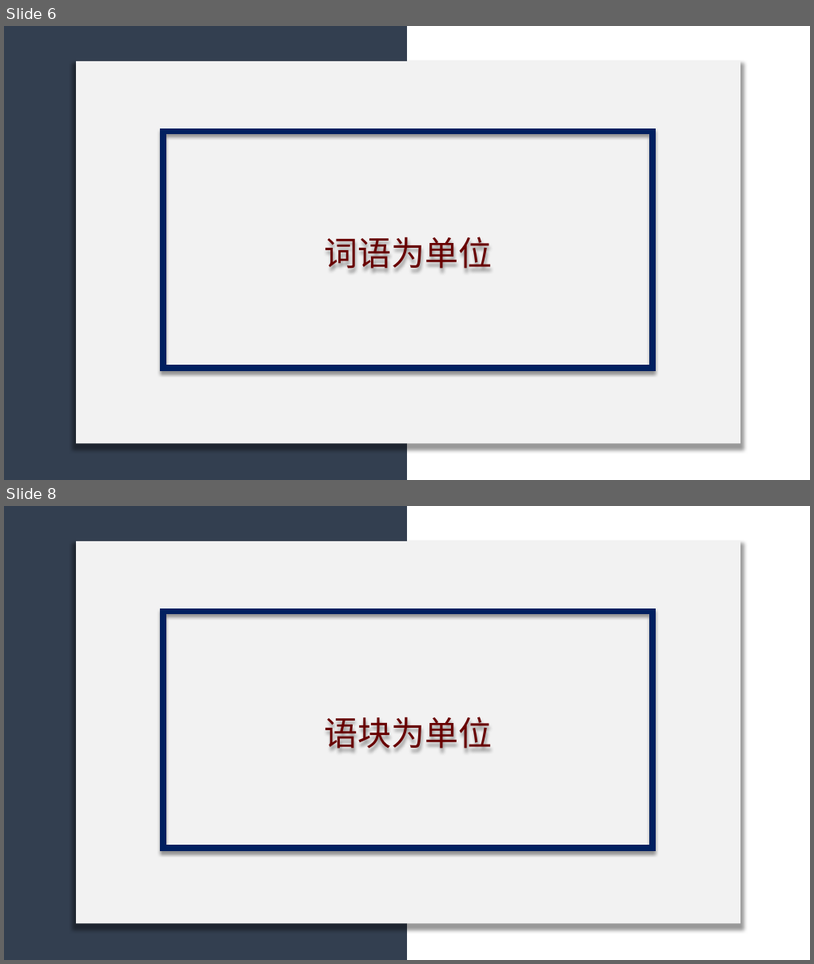
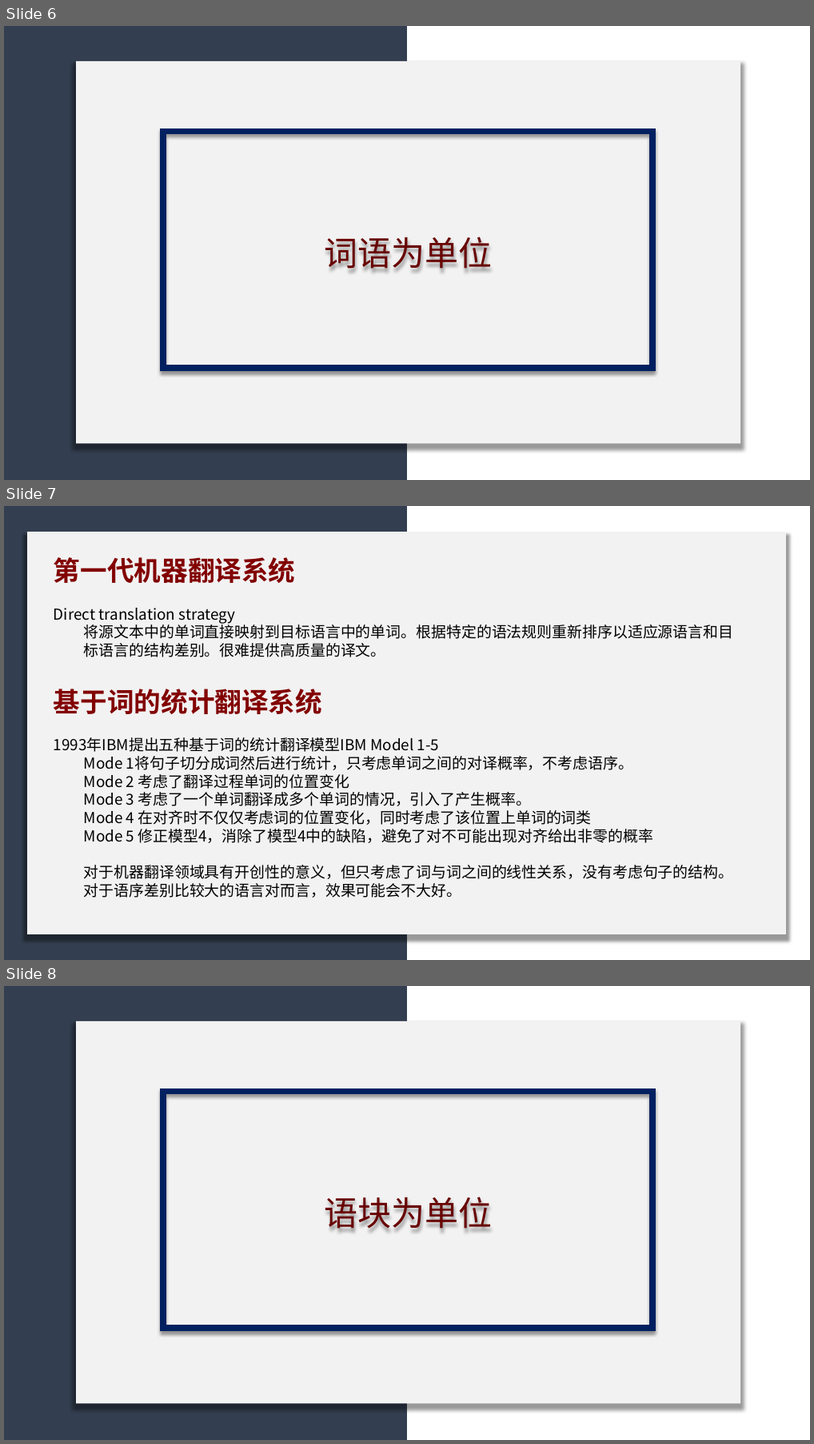
Before and after one commit to licheng0573/RosettaStone, a slide deck: 二组展示_10_24.pptx. Shown one above the other, each under a label of ours: slides 6 and 8 before the commit, slides 6, 7 and 8 after it; the slides between them are not shown. The pictures are 814x964 and 814x1444 pixels, drawn with LibreOffice and Linux fonts; fonts in the diff are those of the drawing. Boxes give left, top, right and bottom in pixels: in the first picture for what was removed or moved away, otherwise in the second. Text is boxed around its words. In the diff, an @@ line names an element or a change of style, - is before the commit and + after.

```diff
--- a/二组展示_10_24.pptx
+++ b/二组展示_10_24.pptx
@@ slide 7 added at (4,506,810,960), background #FFFFFF @@
@@ rectangle added at (4,506,407,960), fill #333F50 @@
@@ rectangle added at (27,532,787,934), fill #F2F2F2 @@
@@ text added at (54,557,734,657), 18 pt, text #000000 @@
+第一代机器翻译系统
+Direct translation strategy
+  将源文本中的单词直接映射到目标语言中的单词。根据特定的语法规则重新排序以适应源语言和目标语言的结构差别。很难提供高质量的译文。
@@ text added at (54,688,734,897), 18 pt, text #000000 @@
+基于词的统计翻译系统
+1993年IBM提出五种基于词的统计翻译模型IBM Model 1-5
+  Mode 1将句子切分成词然后进行统计，只考虑单词之间的对译概率，不考虑语序。
+  Mode 2 考虑了翻译过程单词的位置变化
+  Mode 3 考虑了一个单词翻译成多个单词的情况，引入了产生概率。
+  Mode 4 在对齐时不仅仅考虑词的位置变化，同时考虑了该位置上单词的词类
+  Mode 5 修正模型4，消除了模型4中的缺陷，避免了对不可能出现对齐给出非零的概率
+  对于机器翻译领域具有开创性的意义，但只考虑了词与词之间的线性关系，没有考虑句子的结构。对于语序差别比较大的语言对而言，效果可能会不大好。
```
Also in this commit, not shown: 2 slides changed, 4 other slides added, 1 other file.
